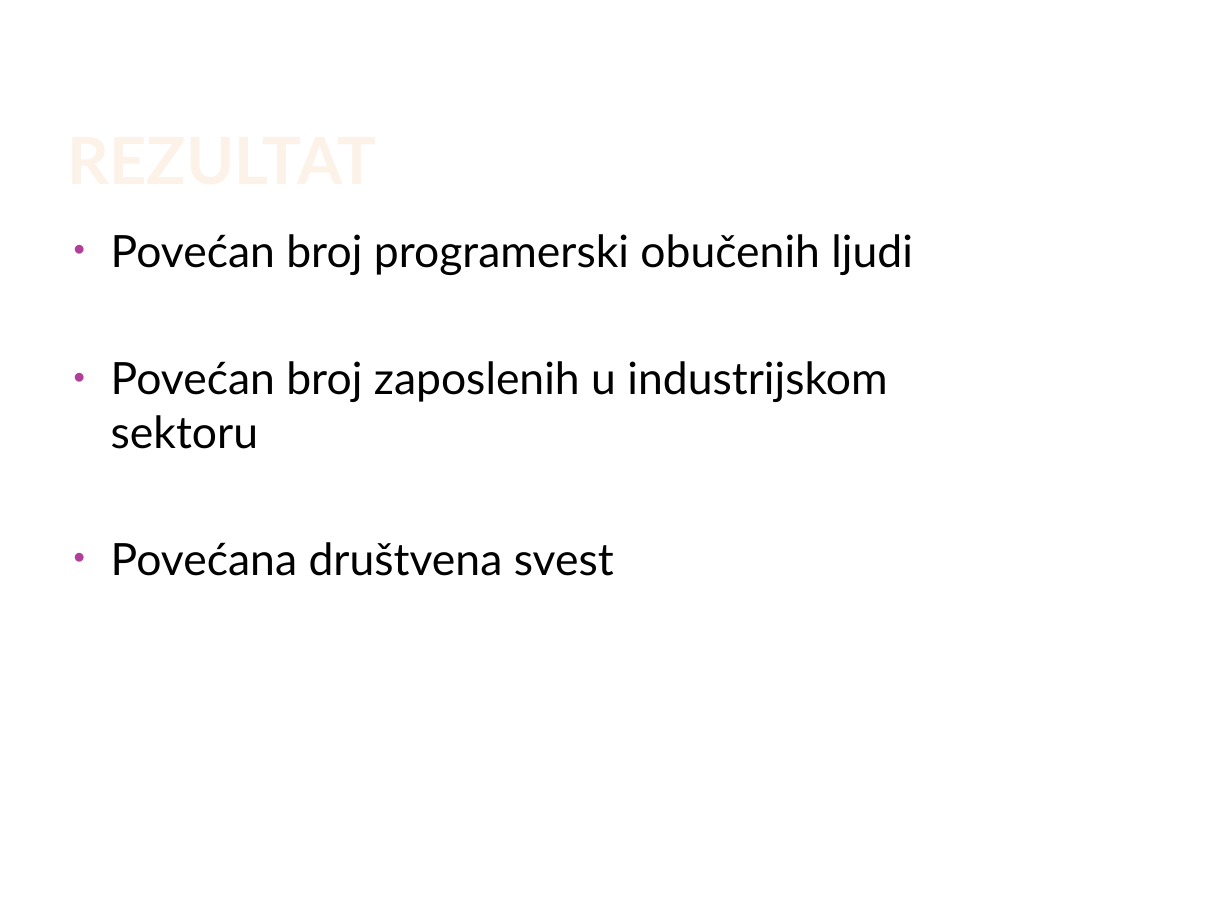
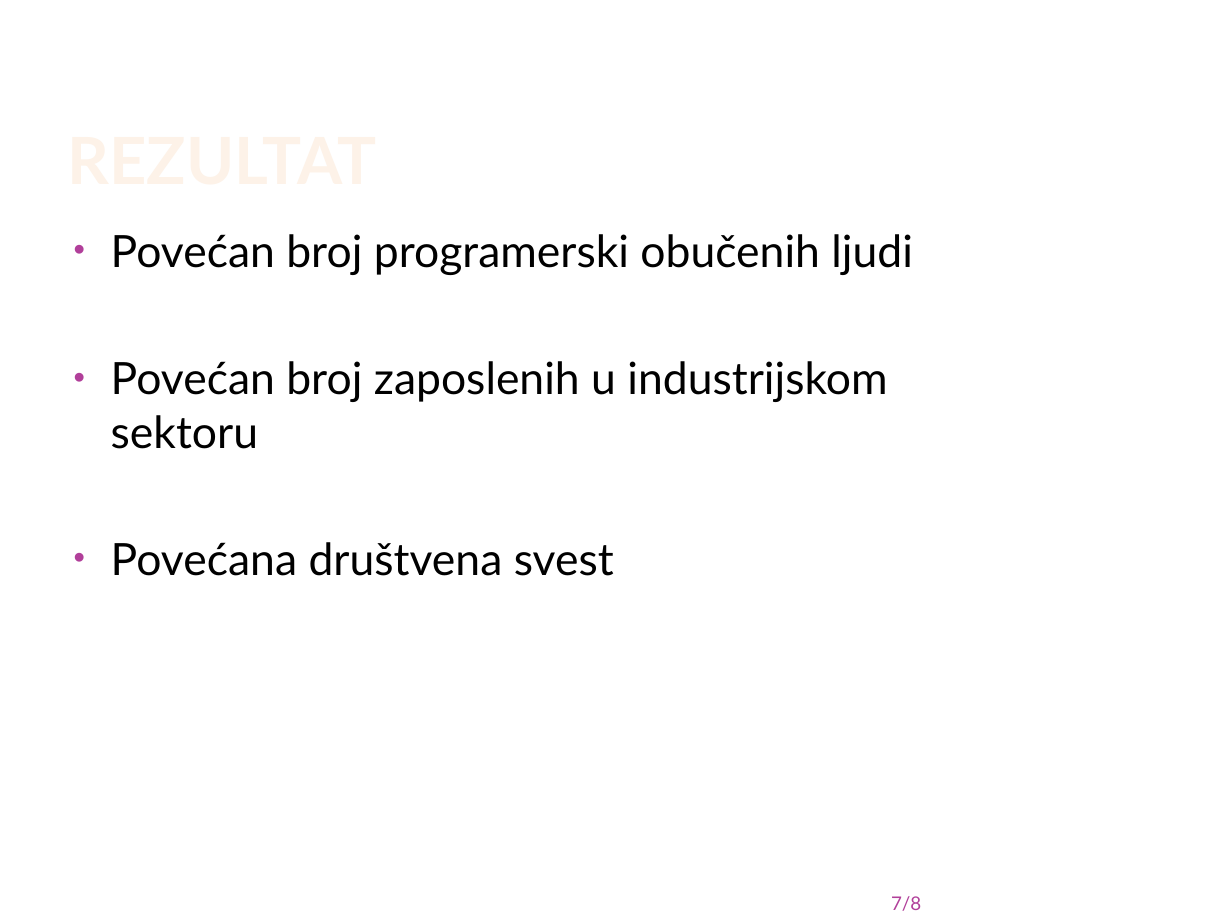
Before and after one commit to buregdzija/UPR-domaci-, a slide deck: slide 7 of H2020.pptx. Drawn at 1232x924 pixels with LibreOffice and Linux fonts; fonts in the diff are those of the drawing; background and template pictures are left out. Boxes give left, top, right and bottom in pixels: in the first picture for what was removed or moved away, otherwise in the second. Text is boxed around its words. In the diff, an @@ line names an element or a change of style, - is before the commit and + after.

```diff
--- a/H2020.pptx
+++ b/H2020.pptx
@@ page number added at bbox=[891, 896, 921, 911], 11 pt, text #B13F9A @@
+7/8
```
Also in this commit, not shown: 6 other slides changed.
